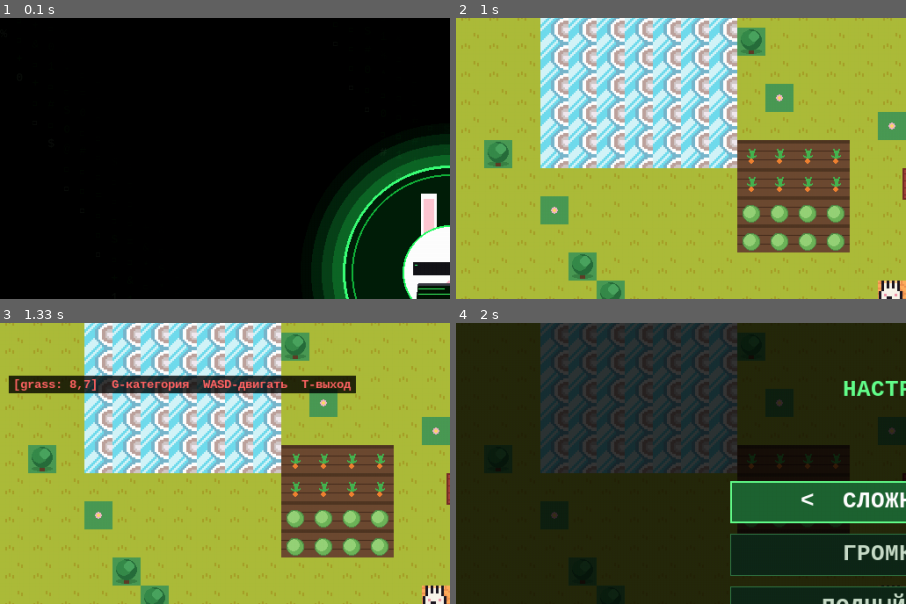
Above: before the commit, frames 1-4 (two rows, left to right).
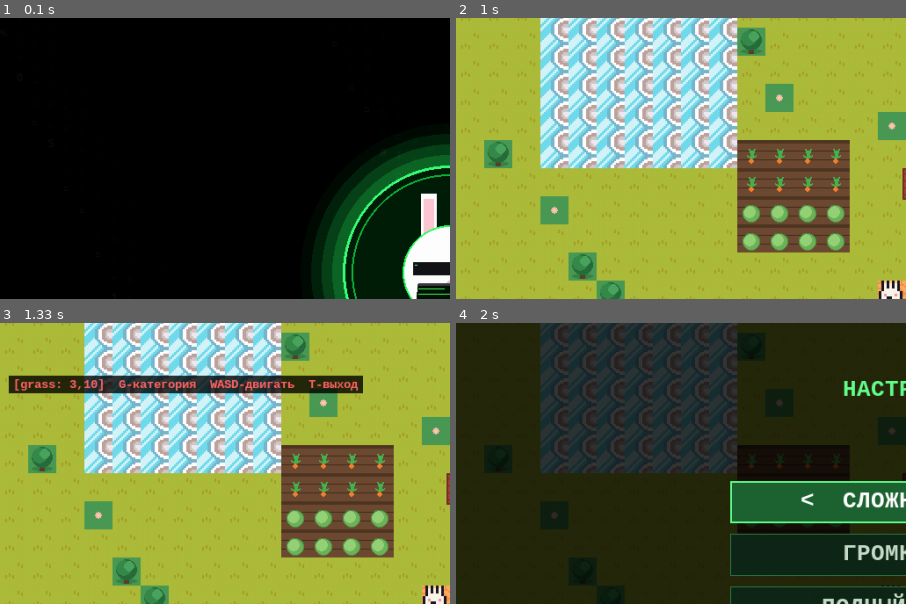
Above: after the commit, the same moments.

Repository: Folombas/PyGame2026
Game: pygame game, started from PyPixelTD/main.py
Two runs of this game, one before a commit and one after it. Both use one fixed random seed, a clock stepped at 60 frames per second and the inputs below.
Inputs:
- Up to frame 1 (0.1 s): no input
- Up to frame 2 (1 s): tap Enter at 0.33 s; tap Space at 0.67 s
- Up to frame 3 (1.33 s): hold T from 1 s (still down); hold Up from 1 s (still down)
- Up to frame 4 (2 s): release T at 1.47 s; release Up at 1.47 s; click "НАСТРОЙКИ" at 1.6 s; type "an" at 1.88 s
The pictures show only the part of the screen within x 0-50%, y 0-50%; the shares and areas given below are measured in that part.

Frames 1-2 are identical in both runs. In frame 3, 1.2% of the frame differs, in the area x 15-81%, y 18-26%; in frame 4, nothing differs.

Commit message:
Big trees: 2x2 sprite from nature.png, scaled 3x

Diff:
--- a/PyPixelTD/main.py
+++ b/PyPixelTD/main.py
@@ -438,8 +438,8 @@
                         if World._test_mode:
                             if not hasattr(World, "_tile_coords"):
                                 World._tile_coords = {
-                                    "grass": [8, 8], "path": [3, 0],
-                                    "stone": [11, 10], "water": [0, 0],
+                                    "grass": [3, 11], "path": [3, 1],
+                                    "water": [18, 4], "tree": [2, 2],
                                 }
                             if not hasattr(World, "_test_key"):
                                 World._test_key = "grass"
@@ -449,7 +449,7 @@
                         continue
                     # В режиме тестера — WASD двигает координаты
                     if getattr(World, "_test_mode", False):
-                        cats = ["grass", "path", "stone", "water"]
+                        cats = ["grass", "path", "water", "tree"]
                         if event.key == pygame.K_g:
                             i = cats.index(World._test_key)
                             World._test_key = cats[(i + 1) % len(cats)]
--- a/PyPixelTD/world_td.py
+++ b/PyPixelTD/world_td.py
@@ -238,6 +238,28 @@
         cls._real_tiles.clear()
         return cls._grass_candidate    # сбросить кеш при перезапуске
 
+    _big_tree_cache = None
+
+    def _get_big_tree(self):
+        """Возвращает большое дерево (собранное из 2×2 блока nature.png)."""
+        if World._big_tree_cache is not None:
+            return World._big_tree_cache
+
+        sheet = assets.load_image("tilesets/nature.png")
+        if sheet is None:
+            World._big_tree_cache = None
+            return None
+
+        # Из превью видно: деревья в строках 0-1, колонки 0-2
+        # Каждое дерево — 2×2 блока (32×32 исходных пикселя)
+        # Возьмём дерево из (0, 0) — 2×2
+        # Соберём один Surface 32×32 и увеличим в 3 раза → 96×96
+        big = pygame.Surface((32, 32), pygame.SRCALPHA)
+        big.blit(sheet, (0, 0), pygame.Rect(0, 0, 32, 32))
+        tree = pygame.transform.scale(big, (96, 96))
+        World._big_tree_cache = tree
+        return tree
+
     def _get_real_tile(self, t):
         """Возвращает Surface тайла из assets/ или None."""
         if t in World._real_tiles:
@@ -248,13 +270,12 @@
         coords_set = {
             "grass": (3, 11),   # зелёная трава
             "path":  (3, 1),    # песчаная тропинка
-            "stone": (3, 16),   # серый камень
             "water": (18, 4),   # чистая вода из water.png
+            "tree":  (2, 2),    # дерево из nature.png (кандидат)
         }
         mapping = {
             T_GRASS: ("floor", coords_set["grass"][0], coords_set["grass"][1]),
             T_PATH:  ("floor", coords_set["path"][0],  coords_set["path"][1]),
-            # T_STONE — убираем, рисуем процедурно (в паке нет серого камня)
             T_WATER: ("water", coords_set["water"][0], coords_set["water"][1]),
         }
         coords = mapping.get(t)
